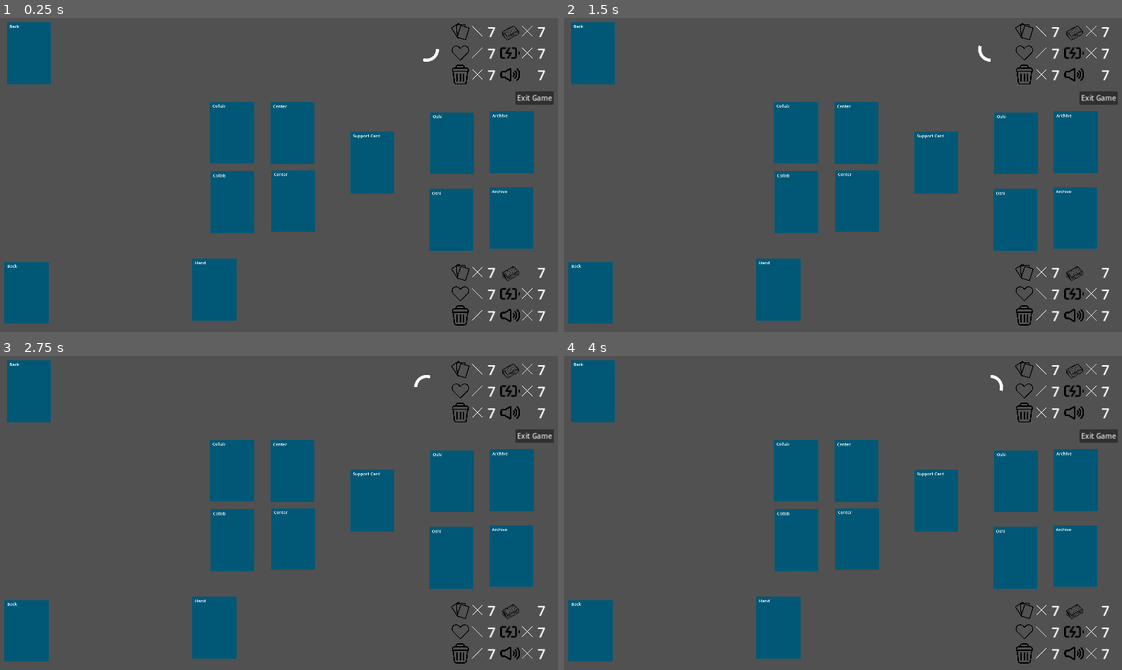
Above: before the commit, frames 1-4 (two rows, left to right).
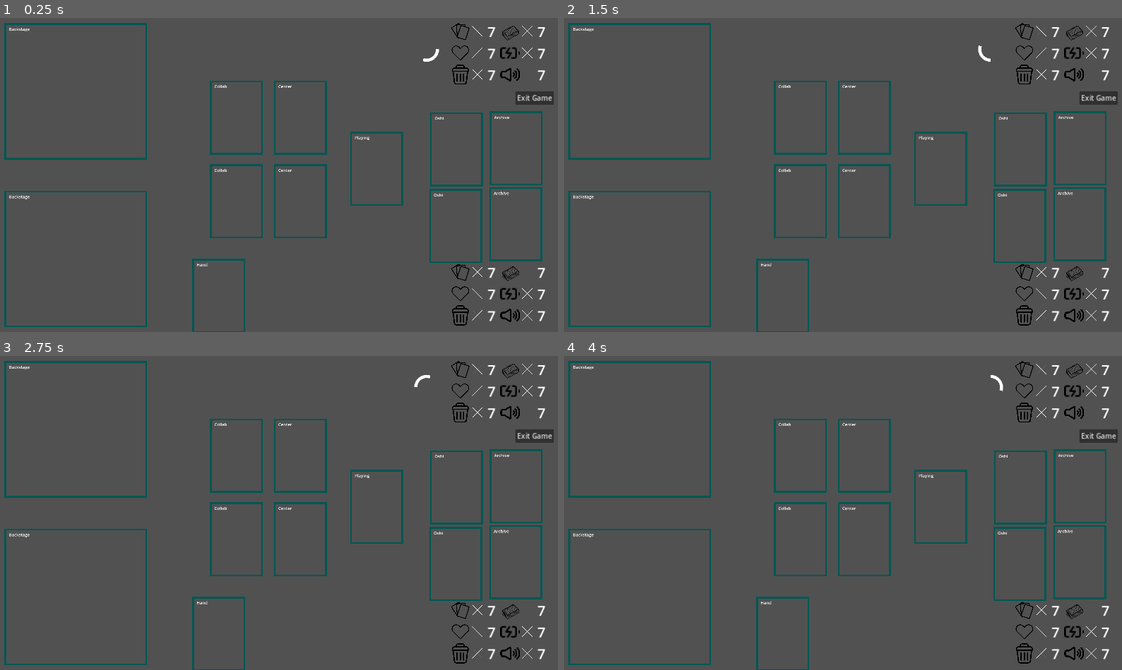
Above: after the commit, the same moments.

Repository: daniel-k-taylor/holocardclient
Game: Godot game, scene res://scenes/game/game.tscn
Same seed, same stepped clock (60 frames per second), same inputs: the game is played once before the commit and once after it. This scene is started directly instead of the project's main scene.
Inputs:
- Up to frame 1 (0.25 s): no input
- Up to frame 2 (1.5 s): no input
- Up to frame 3 (2.75 s): no input
- Up to frame 4 (4 s): tap Enter at 2.75 s

The runs differ from the first frame. In frame 1, 21% of the frame differs, in the area x 0-98%, y 1-100%; in frame 2, 21%; in frame 3, 21%; in frame 4, 21%.

Commit message:
updates

Diff:
--- a/scenes/game/card_base.gd
+++ b/scenes/game/card_base.gd
@@ -14,8 +14,8 @@
 @onready var cheer_indicators = $OuterMargin/InnerMargin/PanelContainer/CheerIndicators/PanelContainer/CheerVBox
 @onready var info_highlight = $OuterMargin/Highlight
 @onready var selection_button = $OuterMargin/Button
-@onready var damage_indicator = $OuterMargin/InnerMargin/PanelContainer/CardImageHolder/CardImage/DamageIndicator
-@onready var damage_label = $OuterMargin/InnerMargin/PanelContainer/CardImageHolder/CardImage/DamageIndicator/HBox/MarginContainer/MarginContainer/CenterContainer/DamageLabel
+@onready var damage_indicator = $OuterMargin/DamageIndicator
+@onready var damage_label = $OuterMargin/DamageIndicator/HBox/MarginContainer/MarginContainer/CenterContainer/DamageLabel
 
 var _card_id
 var _definition_id
--- a/scenes/game/card_base.tscn
+++ b/scenes/game/card_base.tscn
@@ -49,47 +49,6 @@
 pivot_offset = Vector2(125, 175)
 texture = ExtResource("2_fmpqo")
 expand_mode = 1
-
-[node name="DamageIndicator" type="VBoxContainer" parent="OuterMargin/InnerMargin/PanelContainer/CardImageHolder/CardImage"]
-layout_mode = 0
-offset_right = 40.0
-offset_bottom = 40.0
-
-[node name="MarginContainer" type="MarginContainer" parent="OuterMargin/InnerMargin/PanelContainer/CardImageHolder/CardImage/DamageIndicator"]
-layout_mode = 2
-theme_override_constants/margin_top = 70
-
-[node name="HBox" type="HBoxContainer" parent="OuterMargin/InnerMargin/PanelContainer/CardImageHolder/CardImage/DamageIndicator"]
-layout_mode = 2
-
-[node name="MarginContainer" type="MarginContainer" parent="OuterMargin/InnerMargin/PanelContainer/CardImageHolder/CardImage/DamageIndicator/HBox"]
-custom_minimum_size = Vector2(110, 110)
-layout_mode = 2
-theme_override_constants/margin_left = -40
-theme_override_constants/margin_top = -40
-theme_override_constants/margin_right = 40
-theme_override_constants/margin_bottom = 40
-
-[node name="DamageIcon" type="TextureRect" parent="OuterMargin/InnerMargin/PanelContainer/CardImageHolder/CardImage/DamageIndicator/HBox/MarginContainer"]
-layout_mode = 2
-mouse_filter = 2
-texture = ExtResource("3_ugdbs")
-expand_mode = 1
-
-[node name="MarginContainer" type="MarginContainer" parent="OuterMargin/InnerMargin/PanelContainer/CardImageHolder/CardImage/DamageIndicator/HBox/MarginContainer"]
-layout_mode = 2
-mouse_filter = 2
-theme_override_constants/margin_left = -7
-theme_override_constants/margin_top = -10
-
-[node name="CenterContainer" type="CenterContainer" parent="OuterMargin/InnerMargin/PanelContainer/CardImageHolder/CardImage/DamageIndicator/HBox/MarginContainer/MarginContainer"]
-layout_mode = 2
-mouse_filter = 2
-
-[node name="DamageLabel" type="Label" parent="OuterMargin/InnerMargin/PanelContainer/CardImageHolder/CardImage/DamageIndicator/HBox/MarginContainer/MarginContainer/CenterContainer"]
-layout_mode = 2
-theme_override_font_sizes/font_size = 32
-text = "999"
 
 [node name="Overlay" type="VBoxContainer" parent="OuterMargin/InnerMargin/PanelContainer"]
 layout_mode = 2
@@ -160,4 +119,47 @@
 ignore_texture_size = true
 stretch_mode = 0
 
+[node name="DamageIndicator" type="VBoxContainer" parent="OuterMargin"]
+layout_mode = 2
+mouse_filter = 2
+
+[node name="MarginContainer" type="MarginContainer" parent="OuterMargin/DamageIndicator"]
+layout_mode = 2
+mouse_filter = 2
+theme_override_constants/margin_top = 70
+
+[node name="HBox" type="HBoxContainer" parent="OuterMargin/DamageIndicator"]
+layout_mode = 2
+mouse_filter = 2
+
+[node name="MarginContainer" type="MarginContainer" parent="OuterMargin/DamageIndicator/HBox"]
+custom_minimum_size = Vector2(110, 110)
+layout_mode = 2
+mouse_filter = 2
+theme_override_constants/margin_left = -40
+theme_override_constants/margin_top = -40
+theme_override_constants/margin_right = 40
+theme_override_constants/margin_bottom = 40
+
+[node name="DamageIcon" type="TextureRect" parent="OuterMargin/DamageIndicator/HBox/MarginContainer"]
+layout_mode = 2
+mouse_filter = 2
+texture = ExtResource("3_ugdbs")
+expand_mode = 1
+
+[node name="MarginContainer" type="MarginContainer" parent="OuterMargin/DamageIndicator/HBox/MarginContainer"]
+layout_mode = 2
+mouse_filter = 2
+theme_override_constants/margin_left = -7
+theme_override_constants/margin_top = -10
+
+[node name="CenterContainer" type="CenterContainer" parent="OuterMargin/DamageIndicator/HBox/MarginContainer/MarginContainer"]
+layout_mode = 2
+mouse_filter = 2
+
+[node name="DamageLabel" type="Label" parent="OuterMargin/DamageIndicator/HBox/MarginContainer/MarginContainer/CenterContainer"]
+layout_mode = 2
+theme_override_font_sizes/font_size = 32
+text = "999"
+
 [connection signal="pressed" from="OuterMargin/Button" to="." method="_on_button_pressed"]
--- a/scenes/game/card_zone.gd
+++ b/scenes/game/card_zone.gd
@@ -1,10 +1,21 @@
+@tool
 class_name CardZone
 extends PanelContainer
 
-#signal on_card_pressed(card_id, card_graphic)
+@onready var zone_text_label : Label = $Margin/Layout/ZoneName
+@onready var loc1 = $Margin/Layout/GridContainer/ZoneLocation1
+@onready var loc2 = $Margin/Layout/GridContainer/ZoneLocation2
+@onready var loc3 = $Margin/Layout/GridContainer/ZoneLocation3
+@onready var loc4 = $Margin/Layout/GridContainer/ZoneLocation4
+@onready var loc5 = $Margin/Layout/GridContainer/ZoneLocation5
+@onready var loc6 = $Margin/Layout/GridContainer/ZoneLocation6
+@onready var zone_locations = [loc1, loc2, loc3, loc4, loc5, loc6]
 
-@export var ZoneName = "Unset"
-@onready var zone_card_container = $Margin/Layout/ZoneContents
+@export var zone_name : String = "Unset" :
+	set(value):
+		zone_name = value
+		if zone_text_label:
+			zone_text_label.text = zone_name
 
 enum LayoutStyle {
 	Archive,
@@ -13,13 +24,28 @@
 	Backstage,
 }
 
-var layout_style = LayoutStyle.Single
+@export var layout_style : LayoutStyle = LayoutStyle.Single :
+	set(value):
+		layout_style = value
+		_update_locations()
 
 var cards = []
 
+func _update_locations():
+	if zone_locations:
+		for loc in zone_locations:
+			if loc:
+				if layout_style == LayoutStyle.Backstage:
+					for i in range(len(zone_locations) - 1):
+						zone_locations[i+1].visible = true
+				else:
+					for i in range(len(zone_locations) - 1):
+						zone_locations[i+1].visible = false
+
 # Called when the node enters the scene tree for the first time.
 func _ready() -> void:
-	$Margin/Layout/ZoneName.text = ZoneName
+	zone_text_label.text = zone_name
+	_update_locations()
 
 func set_layout_style(style):
 	layout_style = style
@@ -32,23 +58,27 @@
 	layout_zone()
 
 func layout_zone():
-	var center = zone_card_container.global_position
+	var card_offset = Vector2.ZERO
 	if cards:
-		center += cards[0].scale * (CardBase.DefaultCardSize / 2)
+		card_offset = cards[0].scale * (CardBase.DefaultCardSize / 2)
 	if layout_style == LayoutStyle.Hand:
+		var center = loc1.global_position + card_offset
 		for i in range(len(cards)):
 			var card = cards[i]
 			card.position = center
 			card.position.x += i * 80
 	elif layout_style == LayoutStyle.Backstage:
+		assert(len(cards) < 7)
 		for i in range(len(cards)):
 			var card = cards[i]
+			var center = zone_locations[i].global_position + card_offset
 			card.position = center
-			card.position.x += i * 80
 	elif layout_style == LayoutStyle.Archive:
+		var center = loc1.global_position + card_offset
 		for card in cards:
 			card.position = center
 	else:
+		var center = loc1.global_position + card_offset
 		if cards:
 			assert(len(cards) == 1)
 			for card in cards:
--- a/scenes/game/card_zone.tscn
+++ b/scenes/game/card_zone.tscn
@@ -2,8 +2,13 @@
 
 [ext_resource type="Script" path="res://scenes/game/card_zone.gd" id="1_va8gc"]
 
-[sub_resource type="StyleBoxFlat" id="StyleBoxFlat_bj4gp"]
-bg_color = Color(6.257e-07, 0.345685, 0.464665, 1)
+[sub_resource type="StyleBoxFlat" id="StyleBoxFlat_derwr"]
+bg_color = Color(0.6, 0.6, 0.6, 0)
+border_width_left = 10
+border_width_top = 10
+border_width_right = 10
+border_width_bottom = 10
+border_color = Color(1.44392e-07, 0.340004, 0.324413, 1)
 
 [node name="CardZone" type="PanelContainer"]
 custom_minimum_size = Vector2(250, 350)
@@ -11,7 +16,7 @@
 offset_bottom = 350.0
 size_flags_horizontal = 4
 size_flags_vertical = 4
-theme_override_styles/panel = SubResource("StyleBoxFlat_bj4gp")
+theme_override_styles/panel = SubResource("StyleBoxFlat_derwr")
 script = ExtResource("1_va8gc")
 
 [node name="Margin" type="MarginContainer" parent="."]
@@ -29,6 +34,36 @@
 theme_override_font_sizes/font_size = 24
 text = "ZoneName"
 
-[node name="ZoneContents" type="MarginContainer" parent="Margin/Layout"]
+[node name="GridContainer" type="GridContainer" parent="Margin/Layout"]
+layout_mode = 2
+columns = 3
+
+[node name="ZoneLocation1" type="MarginContainer" parent="Margin/Layout/GridContainer"]
+custom_minimum_size = Vector2(250, 350)
 layout_mode = 2
 size_flags_vertical = 3
+
+[node name="ZoneLocation2" type="MarginContainer" parent="Margin/Layout/GridContainer"]
+custom_minimum_size = Vector2(250, 350)
+layout_mode = 2
+size_flags_vertical = 3
+
+[node name="ZoneLocation3" type="MarginContainer" parent="Margin/Layout/GridContainer"]
+custom_minimum_size = Vector2(250, 350)
+layout_mode = 2
+size_flags_vertical = 3
+
+[node name="ZoneLocation4" type="MarginContainer" parent="Margin/Layout/GridContainer"]
+custom_minimum_size = Vector2(250, 350)
+layout_mode = 2
+size_flags_vertical = 3
+
+[node name="ZoneLocation5" type="MarginContainer" parent="Margin/Layout/GridContainer"]
+custom_minimum_size = Vector2(250, 350)
+layout_mode = 2
+size_flags_vertical = 3
+
+[node name="ZoneLocation6" type="MarginContainer" parent="Margin/Layout/GridContainer"]
+custom_minimum_size = Vector2(250, 350)
+layout_mode = 2
+size_flags_vertical = 3
--- a/scenes/game/game.gd
+++ b/scenes/game/game.gd
@@ -77,14 +77,10 @@
 		_is_me = is_local_player
 
 		_archive_zone = archive_zone
-		_archive_zone.set_layout_style(CardZone.LayoutStyle.Archive)
 		_hand_zone = hand_zone
-		if _hand_zone:
-			_hand_zone.set_layout_style(CardZone.LayoutStyle.Hand)
 		_center_zone = center_zone
 		_collab_zone = collab_zone
 		_backstage_zone = backstage_zone
-		_backstage_zone.set_layout_style(CardZone.LayoutStyle.Backstage)
 		_oshi_zone = oshi_zone
 		_floating_zone = floating_zone
 
@@ -264,6 +260,7 @@
 func _ready() -> void:
 	NetworkManager.connect("disconnected_from_server", _on_disconnected)
 
+	$UIOverlay.visible = true
 	action_menu.visible = false
 	thinking_spinner.visible = true
 
--- a/scenes/game/game.tscn
+++ b/scenes/game/game.tscn
@@ -54,31 +54,33 @@
 offset_right = 1368.0
 offset_bottom = 742.0
 scale = Vector2(0.4, 0.4)
-ZoneName = "Archive"
+zone_name = "Archive"
+layout_style = 0
 
 [node name="MeBackstage" parent="." instance=ExtResource("10_bk3r3")]
 offset_left = 20.0
-offset_top = 561.0
-offset_right = 270.0
-offset_bottom = 911.0
+offset_top = 400.0
+offset_right = 828.0
+offset_bottom = 1172.0
 scale = Vector2(0.4, 0.4)
-ZoneName = "Back"
+zone_name = "Backstage"
+layout_style = 3
 
 [node name="MeCenter" parent="." instance=ExtResource("10_bk3r3")]
-offset_left = 624.0
-offset_top = 353.0
-offset_right = 874.0
-offset_bottom = 703.0
+offset_left = 630.0
+offset_top = 340.0
+offset_right = 930.0
+offset_bottom = 758.0
 scale = Vector2(0.4, 0.4)
-ZoneName = "Center"
+zone_name = "Center"
 
 [node name="MeCollab" parent="." instance=ExtResource("10_bk3r3")]
-offset_left = 486.0
-offset_top = 356.0
-offset_right = 736.0
-offset_bottom = 706.0
+offset_left = 485.0
+offset_top = 340.0
+offset_right = 785.0
+offset_bottom = 758.0
 scale = Vector2(0.4, 0.4)
-ZoneName = "Collab"
+zone_name = "Collab"
 
 [node name="MeOshi" parent="." instance=ExtResource("10_bk3r3")]
 offset_left = 982.0
@@ -86,7 +88,7 @@
 offset_right = 1232.0
 offset_bottom = 746.0
 scale = Vector2(0.4, 0.4)
-ZoneName = "Oshi"
+zone_name = "Oshi"
 
 [node name="MeHand" parent="." instance=ExtResource("10_bk3r3")]
 offset_left = 445.0
@@ -94,7 +96,8 @@
 offset_right = 695.0
 offset_bottom = 904.0
 scale = Vector2(0.4, 0.4)
-ZoneName = "Hand"
+zone_name = "Hand"
+layout_style = 2
 
 [node name="OpponentArchive" parent="." instance=ExtResource("10_bk3r3")]
 offset_left = 1119.0
@@ -102,31 +105,33 @@
 offset_right = 1369.0
 offset_bottom = 570.0
 scale = Vector2(0.4, 0.4)
-ZoneName = "Archive"
+zone_name = "Archive"
+layout_style = 0
 
 [node name="OpponentBackstage" parent="." instance=ExtResource("10_bk3r3")]
-offset_left = 25.0
-offset_top = 18.0
-offset_right = 275.0
-offset_bottom = 368.0
+offset_left = 20.0
+offset_top = 20.0
+offset_right = 828.0
+offset_bottom = 792.0
 scale = Vector2(0.4, 0.4)
-ZoneName = "Back"
+zone_name = "Backstage"
+layout_style = 3
 
 [node name="OpponentCenter" parent="." instance=ExtResource("10_bk3r3")]
-offset_left = 622.0
-offset_top = 199.0
-offset_right = 872.0
-offset_bottom = 549.0
+offset_left = 630.0
+offset_top = 150.0
+offset_right = 930.0
+offset_bottom = 568.0
 scale = Vector2(0.4, 0.4)
-ZoneName = "Center"
+zone_name = "Center"
 
 [node name="OpponentCollab" parent="." instance=ExtResource("10_bk3r3")]
 offset_left = 485.0
-offset_top = 198.0
-offset_right = 735.0
-offset_bottom = 548.0
+offset_top = 150.0
+offset_right = 785.0
+offset_bottom = 568.0
 scale = Vector2(0.4, 0.4)
-ZoneName = "Collab"
+zone_name = "Collab"
 
 [node name="OpponentOshi" parent="." instance=ExtResource("10_bk3r3")]
 offset_left = 984.0
@@ -134,7 +139,7 @@
 offset_right = 1234.0
 offset_bottom = 572.0
 scale = Vector2(0.4, 0.4)
-ZoneName = "Oshi"
+zone_name = "Oshi"
 
 [node name="FloatingCardZone" parent="." instance=ExtResource("10_bk3r3")]
 offset_left = 803.0
@@ -142,11 +147,12 @@
 offset_right = 1053.0
 offset_bottom = 616.0
 scale = Vector2(0.4, 0.4)
-ZoneName = "Support Card"
+zone_name = "Playing"
 
 [node name="AllCards" type="Node2D" parent="."]
 
 [node name="UIOverlay" type="PanelContainer" parent="."]
+visible = false
 custom_minimum_size = Vector2(1280, 720)
 offset_right = 40.0
 offset_bottom = 40.0
Not shown, changed: work.todo
